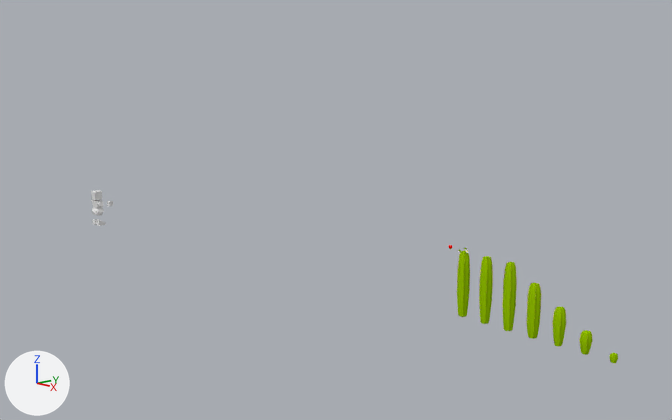
Before and after pictures for a commit that changed the Blender file crops/bricks/desertBricks.blend.
Both versions are drawn from a camera (50 mm lens) standing at (49.2, -72.3, 30.9) and looking at (-39.8, 7.0, 6.1). Lighting does not change. The marker at lower left points along +X, +Y and +Z. Objects named as collision shapes, trigger or cutter boxes, shadow casters or lower levels of detail are left out.

The scene before the commit, as lines of its bpy script (objects in view):
```python
ob_player_base_mesh_042 = bpy.data.objects.new('player_base_Mesh.042', me_player_base_mesh_042)
ob_player_base_mesh_042.location = (-76.5, -6.0, 3.1)
ob_stem_000 = bpy.data.objects.new('stem.000', me_cube_416)
ob_stem_000.location = (3.0, 0.0, 0.0)
ob_stem_001 = bpy.data.objects.new('stem.001', me_cube_419)
ob_stem_001.location = (0.0, 0.0, 0.0)
ob_stem_002 = bpy.data.objects.new('stem.002', me_cube_420)
ob_stem_002.location = (-3.0, 0.0, 0.0)
ob_stem_003 = bpy.data.objects.new('stem.003', me_cube_014)
ob_stem_003.location = (6.0, 0.0, 0.0)
ob_stem_006 = bpy.data.objects.new('stem.006', me_cube_425)
ob_stem_006.location = (-6.0, 0.0, 0.0)
ob_stem_007 = bpy.data.objects.new('stem.007', me_cube_426)
ob_stem_007.location = (-12.0, 0.0, 0.0)
ob_stem_022 = bpy.data.objects.new('stem.022', me_cube_003)
ob_stem_022.location = (-9.0, 0.0, 0.0)
```
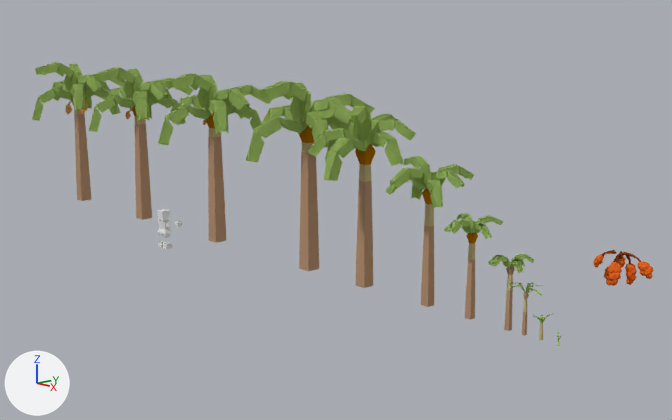
Changed parts and their boxes [x1, y1, x2, y2] in the pictures (672 x 420 px):
'mangi tre.032', shown
    after: [246, 81, 375, 271]
'mangi tre.031', shown
    after: [308, 106, 416, 288]
'mangi tre.034', shown
    after: [158, 73, 272, 243]
'mangi tre.037', shown
    after: [89, 67, 194, 220]
'mangi tre.038', shown
    after: [32, 62, 126, 201]
'mangi tre.030', shown
    after: [386, 156, 474, 307]
'mangi tre.029', shown
    after: [444, 213, 503, 320]
'stem.006', hidden (green)
    before: [502, 262, 517, 331]
'mangi tre.025', shown
    after: [488, 253, 534, 331]
'player_base_Mesh.042', moved
    before: [91, 190, 113, 226]
    after: [157, 209, 182, 249]
'stem.022', hidden (green)
    before: [479, 256, 493, 324]
'stem.007', hidden (green)
    before: [457, 248, 470, 317]
'stem.002', hidden (green)
    before: [526, 282, 541, 339]
'stem.001', hidden (green)
    before: [552, 306, 566, 346]
'mangi tre.012', shown
    after: [508, 282, 543, 336]
'stem.000', hidden
    before: [579, 330, 593, 355]
'Icosphere.006', shown
    after: [608, 254, 622, 286]
'Icosphere.000', shown
    after: [623, 252, 653, 279]
'Icosphere.001', shown
    after: [625, 256, 637, 285]
'Icosphere.005', shown
    after: [593, 250, 617, 268]
'mangi tre.003', shown
    after: [533, 314, 552, 341]
'Icosphere.002', shown
    after: [604, 256, 623, 286]
'stem.003', hidden
    before: [609, 353, 618, 363]
'Icosphere.003', shown
    after: [618, 251, 625, 268]

Edits to the bpy script that builds the scene:
```text
Change ob_player_base_mesh_042:
    ob_player_base_mesh_042.location: (-76.5, -6.0, 3.1) -> (-57.5, -6.0, 3.1)
Change ob_stem_022:
    add ob_stem_022.hide_set(True)  # its collection is switched off
Change ob_stem_007:
    add ob_stem_007.hide_set(True)  # its collection is switched off
Change ob_stem_006:
    add ob_stem_006.hide_set(True)  # its collection is switched off
Change ob_stem_002:
    add ob_stem_002.hide_set(True)  # its collection is switched off
Change ob_stem_001:
    add ob_stem_001.hide_set(True)  # its collection is switched off
Change ob_stem_000:
    add ob_stem_000.hide_set(True)  # its collection is switched off
Change ob_stem_003:
    add ob_stem_003.hide_set(True)  # its collection is switched off
Change ob_mangi_tre_038:
    remove ob_mangi_tre_038.hide_set(True)  # its collection is switched off
Change ob_mangi_tre_037:
    remove ob_mangi_tre_037.hide_set(True)  # its collection is switched off
Change ob_mangi_tre_034:
    remove ob_mangi_tre_034.hide_set(True)  # its collection is switched off
Change ob_mangi_tre_032:
    remove ob_mangi_tre_032.hide_set(True)  # its collection is switched off
Change ob_mangi_tre_031:
    remove ob_mangi_tre_031.hide_set(True)  # its collection is switched off
Change ob_mangi_tre_030:
    remove ob_mangi_tre_030.hide_set(True)  # its collection is switched off
Change ob_mangi_tre_029:
    remove ob_mangi_tre_029.hide_set(True)  # its collection is switched off
Change ob_mangi_tre_025:
    remove ob_mangi_tre_025.hide_set(True)  # its collection is switched off
Change ob_mangi_tre_012:
    remove ob_mangi_tre_012.hide_set(True)  # its collection is switched off
Change ob_mangi_tre_003:
    remove ob_mangi_tre_003.hide_set(True)  # its collection is switched off
Change ob_icosphere_000:
    remove ob_icosphere_000.hide_set(True)  # its collection is switched off
Change ob_icosphere_001:
    remove ob_icosphere_001.hide_set(True)  # its collection is switched off
Change ob_icosphere_002:
    remove ob_icosphere_002.hide_set(True)  # its collection is switched off
Change ob_icosphere_003:
    remove ob_icosphere_003.hide_set(True)  # its collection is switched off
Change ob_icosphere_005:
    remove ob_icosphere_005.hide_set(True)  # its collection is switched off
Change ob_icosphere_006:
    remove ob_icosphere_006.hide_set(True)  # its collection is switched off
```
